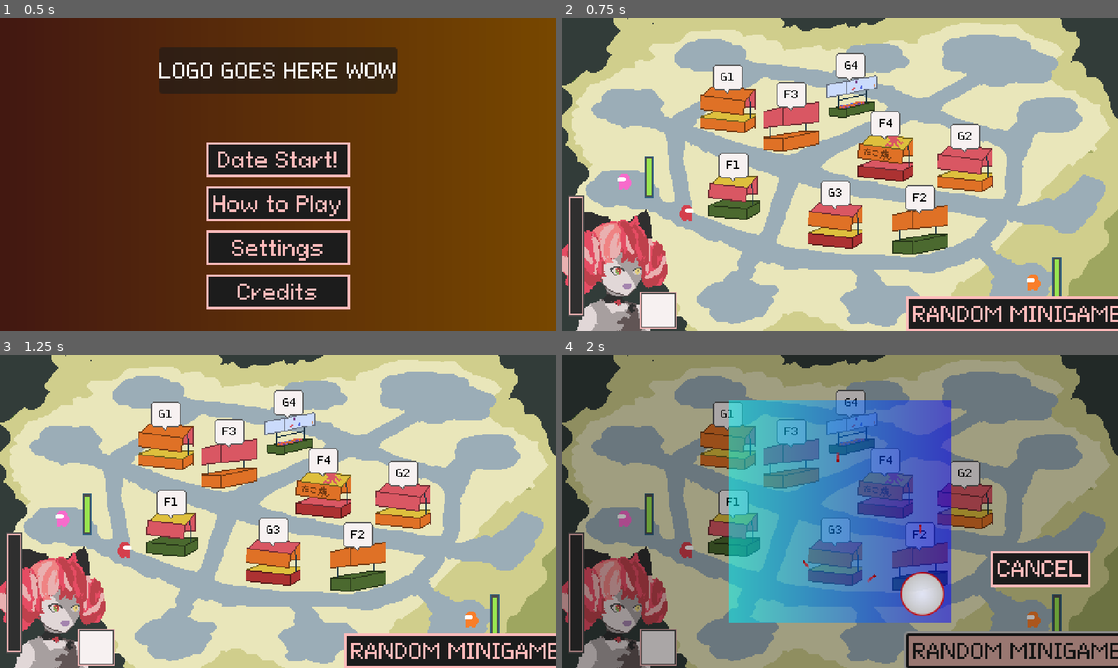
Above: before the commit, frames 1-4 (two rows, left to right).
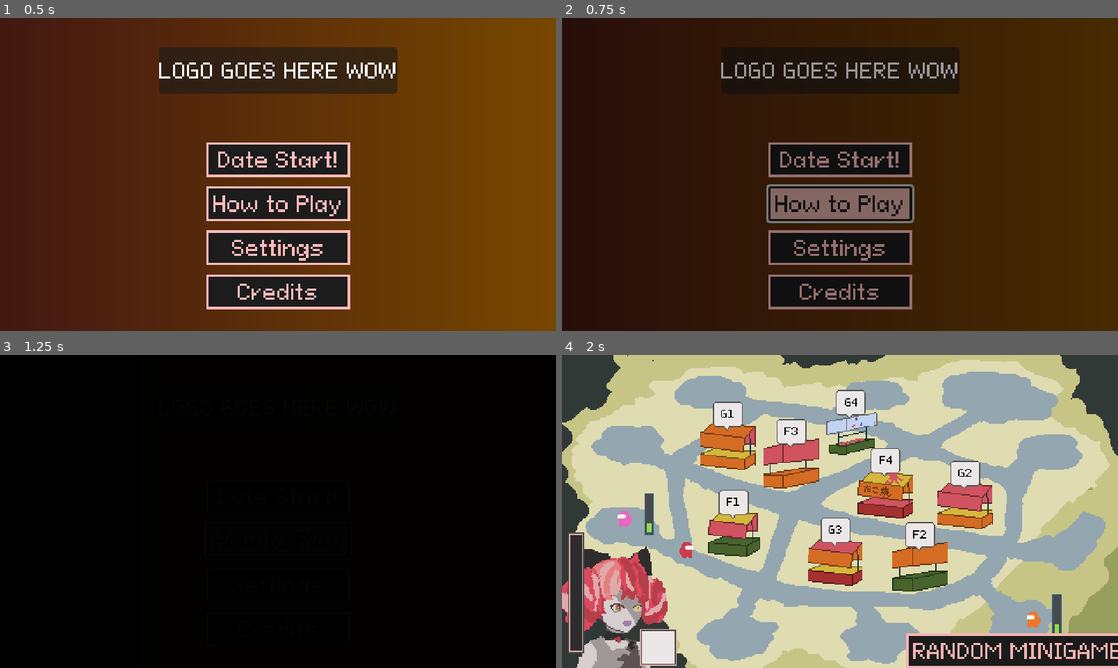
Above: after the commit, the same moments.

Repository: laxeminute/ollie-endless-date
Game: Godot game, scene res://src/interface/title_screen.tscn
Two runs of this game, one before a commit and one after it. Both use one fixed random seed, a clock stepped at 60 frames per second and the inputs below.
Inputs (mouse positions are in pixels of both pictures, inside the frame that each line leads up to):
- Up to frame 1 (0.5 s): no input
- Up to frame 2 (0.75 s): click "How to Play" at 0.5 s
- Up to frame 3 (1.25 s): no input
- Up to frame 4 (2 s): click (1017, 649) at 1.25 s, where only the run before the commit has a clickable "RANDOM MINIGAME"

Frame 1 is identical in both runs. In frame 2, 100% of the frame differs, in the area x 0-100%, y 0-100%; in frame 3, 100%; in frame 4, 93%.

Commit message:
Add fade scene transitions

Diff:
--- a/project.godot
+++ b/project.godot
@@ -19,6 +19,7 @@
 
 Globals="*res://src/autoload/globals.gd"
 ActivityOverlay="*res://src/level/activity/activity_overlay.tscn"
+SceneTransition="*res://src/autoload/scene_transition.tscn"
 
 [display]
 
--- /dev/null
+++ b/src/autoload/scene_transition.gd
@@ -0,0 +1,49 @@
+extends CanvasLayer
+
+var root_window: Window
+
+@export var default_fade_duration: float = 0.8
+@export var tween_ease := Tween.EASE_OUT
+@export var tween_transition := Tween.TRANS_QUAD
+
+@onready var fade_rect: ColorRect = $FadeRect
+
+
+func _ready() -> void:
+	root_window = get_tree().root
+	root_window.remove_child.call_deferred(self)
+
+
+func fade_to_scene(path: String) -> void:
+	if not ResourceLoader.exists(path):
+		push_error("Path not found: %s" % path)
+		return
+	ResourceLoader.load_threaded_request(path)
+
+	root_window.add_child(self)
+	get_tree().paused = true
+	await _fade_to_black()
+
+	get_tree().change_scene_to_packed(ResourceLoader.load_threaded_get(path))
+
+	await _fade_from_black()
+	get_tree().paused = false
+	root_window.remove_child(self)
+
+
+func _fade_to_black(duration: float = default_fade_duration) -> void:
+	fade_rect.modulate = Color.TRANSPARENT
+	var tween := create_tween()
+	tween.set_ease(tween_ease)
+	tween.set_trans(tween_transition)
+	tween.tween_property(fade_rect, "modulate", Color.WHITE, duration)
+	await tween.finished
+
+
+func _fade_from_black(duration: float = default_fade_duration) -> void:
+	fade_rect.modulate = Color.WHITE
+	var tween := create_tween()
+	tween.set_ease(tween_ease)
+	tween.set_trans(tween_transition)
+	tween.tween_property(fade_rect, "modulate", Color.TRANSPARENT, duration)
+	await tween.finished
--- /dev/null
+++ b/src/autoload/scene_transition.tscn
@@ -0,0 +1,15 @@
+[gd_scene load_steps=2 format=3 uid="uid://dlg4cwmf5rgsf"]
+
+[ext_resource type="Script" uid="uid://dvs8ojvehac5m" path="res://src/autoload/scene_transition.gd" id="1_abjc8"]
+
+[node name="SceneTransition" type="CanvasLayer"]
+process_mode = 3
+script = ExtResource("1_abjc8")
+
+[node name="FadeRect" type="ColorRect" parent="."]
+anchors_preset = 15
+anchor_right = 1.0
+anchor_bottom = 1.0
+grow_horizontal = 2
+grow_vertical = 2
+color = Color(0, 0, 0, 1)
--- a/src/interface/title_screen.gd
+++ b/src/interface/title_screen.gd
@@ -1,8 +1,7 @@
 extends Control
 
-@export var next_scene: PackedScene
+const PATH_TO_NEXT: String = "uid://bbtns8kd1br41"
 
 
 func _on_start_button_pressed() -> void:
-	# TODO: loading screen
-	get_tree().change_scene_to_packed(next_scene)
+	SceneTransition.fade_to_scene(PATH_TO_NEXT)
--- a/src/interface/title_screen.tscn
+++ b/src/interface/title_screen.tscn
@@ -1,7 +1,6 @@
-[gd_scene load_steps=5 format=3 uid="uid://bmt3f0gx76jkh"]
+[gd_scene load_steps=4 format=3 uid="uid://bmt3f0gx76jkh"]
 
 [ext_resource type="Script" uid="uid://dtek2sckpvmph" path="res://src/interface/title_screen.gd" id="1_igqt4"]
-[ext_resource type="PackedScene" uid="uid://bbtns8kd1br41" path="res://src/level/level.tscn" id="2_6hjt2"]
 
 [sub_resource type="Gradient" id="Gradient_6hjt2"]
 colors = PackedColorArray(0.262911, 0.0954075, 0.0705638, 1, 0.469297, 0.279406, 1.44392e-07, 1)
@@ -17,7 +16,6 @@
 grow_horizontal = 2
 grow_vertical = 2
 script = ExtResource("1_igqt4")
-next_scene = ExtResource("2_6hjt2")
 
 [node name="Background" type="TextureRect" parent="."]
 layout_mode = 1
Not shown, added: src/autoload/scene_transition.gd.uid
